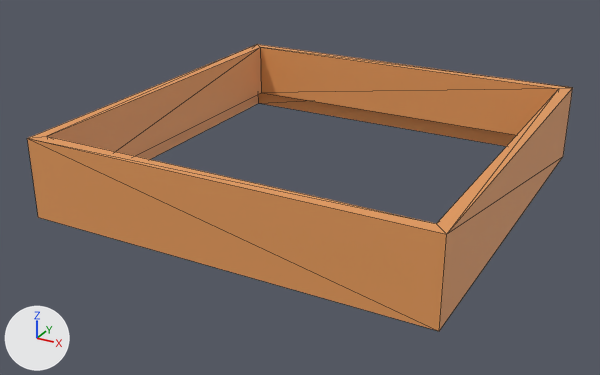
The glTF model project/assets/meshes/box_middle.glb as it was, and as the next commit left it.
Camera for both pictures: a 50 mm lens placed at (15.4, -30.1, 15.3), pointed at (-0.6, -1.1, 0.7). Arrows for +X, +Y and +Z are at lower left; the lights stay in place. Mesh edges are drawn as thin lines. Where no turn or scale is listed for an object, it has been applied to the vertices. Vertices at the same position are counted once.

The first picture shows 'box.l'.
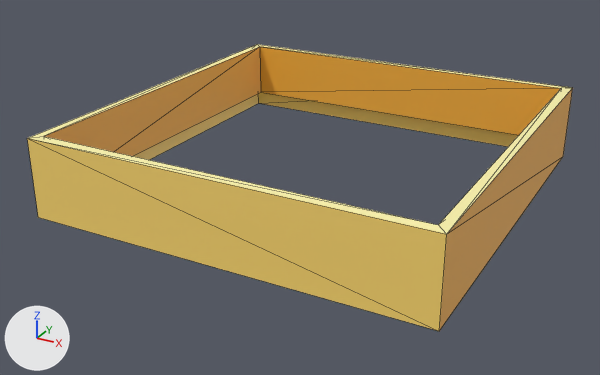
The newer file is also rescaled (x1.085), turned or shifted as a whole; pictures and numbers use the older file's frame.

Location of each change, [x1, y1, x2, y2] in pixels of the pictures (600 x 375 px; the box of a moved part takes in the faces that stretch with it):
'box.l', recoloured, reshaped, surface changed (orange to yellow): [27, 44, 573, 331] in both
part 1 of me_cube_002, moved or reshaped: [29, 44, 572, 234] in both
part 2 of me_cube_002, surface changed (orange to yellow): [27, 88, 573, 331] in both

The change, as a diff of the scene's bpy script:
```diff
--- a/project/assets/meshes/box_middle.glb.py
+++ b/project/assets/meshes/box_middle.glb.py
@@ img_sheltzy32_8x @@
+img_sheltzy32_8x = load_image('sheltzy32-8x', '_unpacked/sheltzy32-8x', 256, 8, 'sRGB')
@@ mat_sheltzy32 @@
+mat_sheltzy32 = principled_material('sheltzy32')
+mat_sheltzy32.texture = img_sheltzy32_8x
@@ me_cube_002 @@
 me_cube_002.from_pydata(...)  # 16 vertices, 24 faces; spans x -8.6..8.6, y -8.6..8.6, z -1.7..1.7
 # used by ob_box_l; location = (0.0, 0.0, 2.31)
-me_cube_002.vertices[8].co = (-8.0, -8.0, 1.7)  # pixel (46, 136)
-me_cube_002.vertices[9].co = (-8.0, 8.0, 1.7)  # pixel (260, 47)
-me_cube_002.vertices[10].co = (8.0, 8.0, 1.7)  # pixel (558, 88)
-me_cube_002.vertices[11].co = (8.0, -8.0, 1.7)  # pixel (436, 223)
-me_cube_002.vertices[12].co = (-8.0, -8.0, -0.9)
-me_cube_002.vertices[13].co = (-8.0, 8.0, -0.9)  # pixel (261, 92)
-me_cube_002.vertices[14].co = (8.0, 8.0, -0.9)
-me_cube_002.vertices[15].co = (8.0, -8.0, -0.9)
-me_cube_002.materials.append(mat_wood)  # orange #e79c5c
+# me_cube_002 part 1
+me_cube_002.vertices[8].co = (-8.1, -8.1, 1.7)  # pixel (43, 136)
+me_cube_002.vertices[9].co = (-8.1, 8.1, 1.7)  # pixel (259, 46)
+me_cube_002.vertices[10].co = (8.1, 8.1, 1.7)  # pixel (561, 88)
+me_cube_002.vertices[11].co = (8.1, -8.1, 1.7)  # pixel (438, 224)
+me_cube_002.vertices[12].co = (-8.1, -8.1, -0.9)
+me_cube_002.vertices[13].co = (-8.1, 8.1, -0.9)  # pixel (260, 92)
+me_cube_002.vertices[14].co = (8.1, 8.1, -0.9)
+me_cube_002.vertices[15].co = (8.1, -8.1, -0.9)
+# me_cube_002 part 2: texture (UV) coordinates of 24 of 24 faces, centred in x -8.6..8.6, y -8.6..8.6, z -0.6..1.7, changed; they spanned u 0.38..0.62, v 0.0..1.0 and now span u 0.89..0.96, v 0.32..0.62
+me_cube_002.materials.append(mat_sheltzy32)  # picture img_sheltzy32_8x
```
